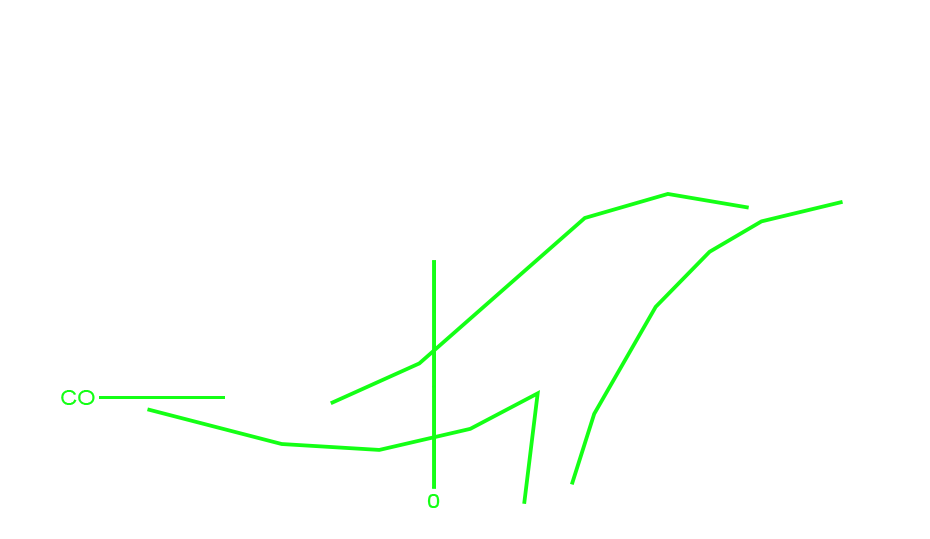
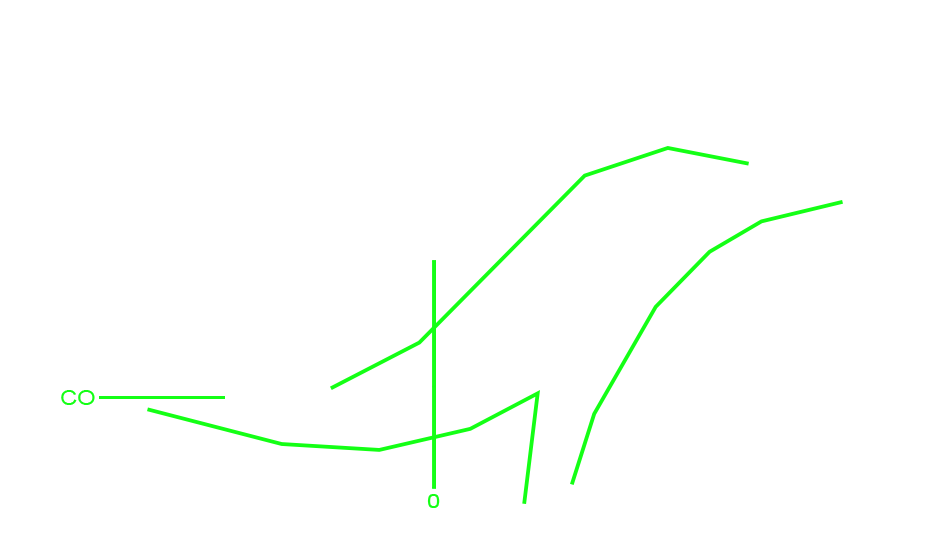
Layer changes from the first 930 × 539 image to the second:
painted on "Shape 42" over (332, 149, 749, 405)
